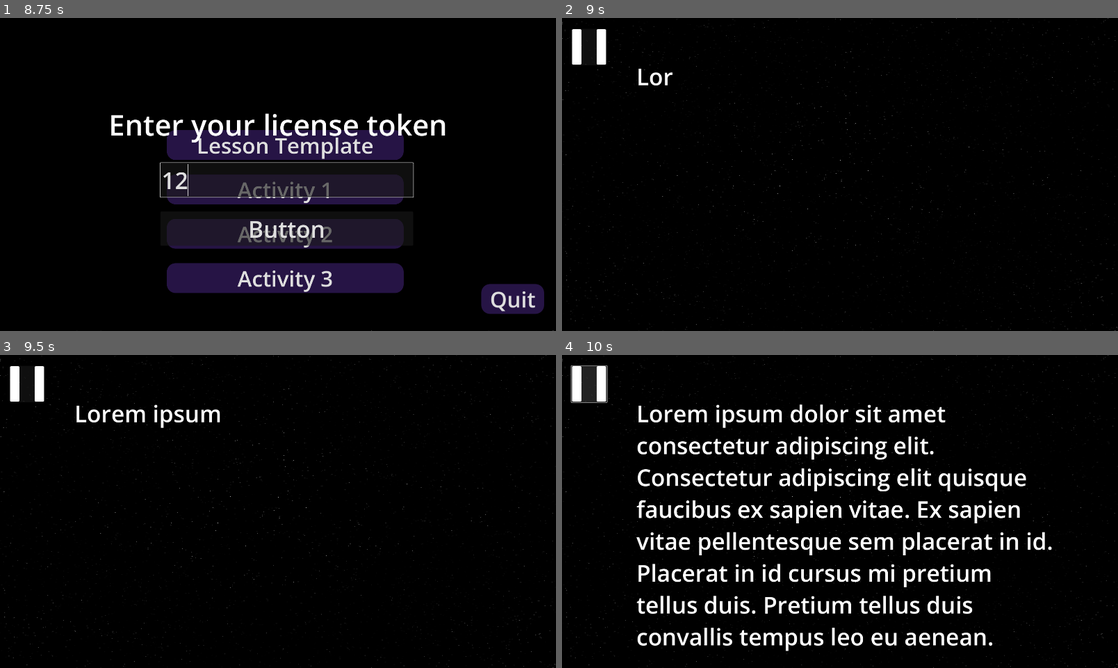
Above: before the commit, frames 1-4 (two rows, left to right).
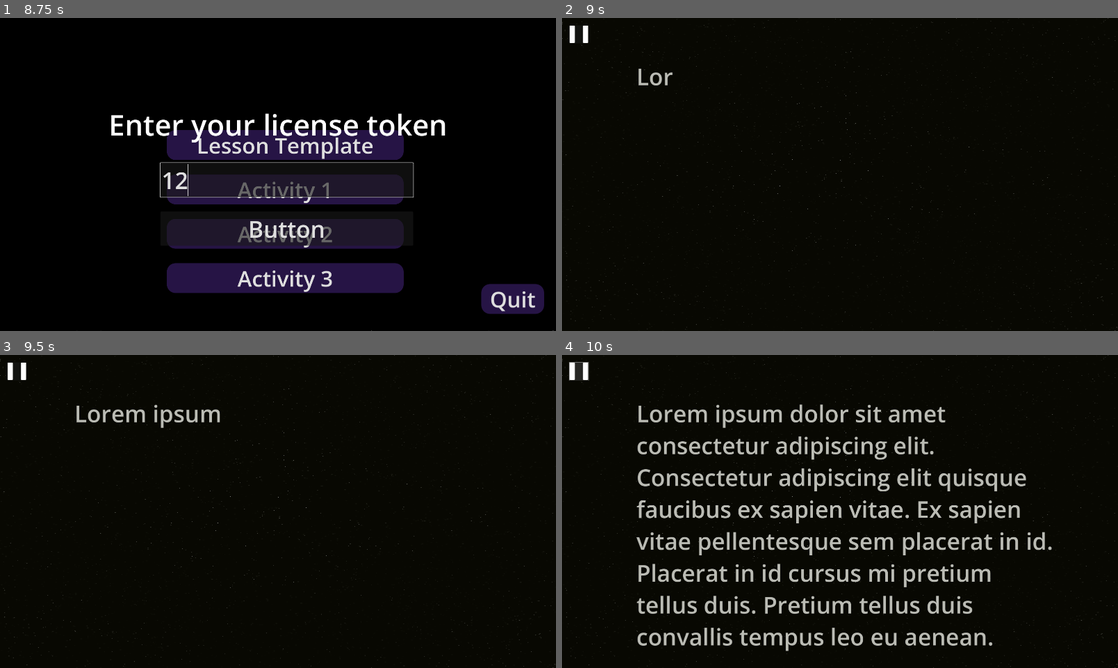
Above: after the commit, the same moments.

Repository: mrl-barua/ForensiScan
Game: Godot game, scene res://src/scenes/Splash/EngineSplash.tscn
Same seed, same stepped clock (60 frames per second), same inputs: the game is played once before the commit and once after it.
Inputs (mouse positions are in pixels of both pictures, inside the frame that each line leads up to; where the layout moved, square brackets give the same spot in the first picture):
- Up to frame 1 (8.75 s): tap Enter (ui_accept) at 0.5, 0.77, 1.52, 2, 3.02, 3.77, 4.25, 4.52, 5.75, 6.02, 6.5, 6.77, 7.52 s; move the mouse to (400, 158) at 0.52 s; click (400, 158) at 0.67 s; move the mouse to (166, 190) at 1.27 s; click (166, 190) at 1.42 s; move the mouse to (333, 105) at 2.02 s; click (333, 105) at 2.17 s; move the mouse to (250, 237) at 2.77 s; click (250, 237) at 2.92 s; move the mouse to (444, 221) at 3.52 s; click (444, 221) at 3.67 s; move the mouse to (111, 127) at 4.27 s; click (111, 127) at 4.42 s; move the mouse to (305, 174) at 5.02 s; click (305, 174) at 5.17 s; move the mouse to (194, 96) at 5.77 s; click (194, 96) at 5.92 s; move the mouse to (400, 158) at 6.52 s; click (400, 158) at 6.67 s; move the mouse to (166, 190) at 7.27 s; click (166, 190) at 7.42 s; click (289, 180) at 8.02 s; type "12" at 8.1 s
- Up to frame 2 (9 s): click "Lesson Template" at 8.75 s
- Up to frame 3 (9.5 s): no input
- Up to frame 4 (10 s): click (578, 370) [589, 383] at 9.5 s

Frame 1 is identical in both runs. In frame 2, 0.6% of the frame differs, in the area x 1-94%, y 2-79%; in frame 3, 1.0%; in frame 4, 10%, in the area x 1-94%, y 2-95%.

Commit message:
feat: integrate pause functionality and enhance typewriter effect with completion signal

Diff:
--- /dev/null
+++ b/src/scenes/Components/Pause.tscn
@@ -0,0 +1,25 @@
+[gd_scene load_steps=2 format=3 uid="uid://r7v4w30c0k7l"]
+
+[ext_resource type="Texture2D" uid="uid://co6vggjtf6v0r" path="res://assets/images/Icon/Pause.png" id="1_3mffq"]
+
+[node name="Pause" type="Control"]
+layout_mode = 3
+anchors_preset = 15
+anchor_right = 1.0
+anchor_bottom = 1.0
+grow_horizontal = 2
+grow_vertical = 2
+
+[node name="ColorRect" type="ColorRect" parent="."]
+layout_mode = 0
+offset_right = 1920.0
+offset_bottom = 1080.0
+color = Color(0.109804, 0.113725, 0.027451, 0.298039)
+
+[node name="Button" type="Button" parent="."]
+offset_left = 25.0
+offset_top = 25.0
+offset_right = 194.0
+offset_bottom = 289.0
+scale = Vector2(0.395704, 0.235567)
+icon = ExtResource("1_3mffq")
--- a/src/scenes/Lesson/Lesson_1.tscn
+++ b/src/scenes/Lesson/Lesson_1.tscn
@@ -2,7 +2,7 @@
 
 [ext_resource type="Script" path="res://src/scripts/Lesson/Lesson_1.gd" id="1_jm22h"]
 [ext_resource type="Texture2D" uid="uid://byio0luq7uppw" path="res://assets/images/Background/StarField.png" id="1_jx1wo"]
-[ext_resource type="Texture2D" uid="uid://co6vggjtf6v0r" path="res://assets/images/Icon/Pause.png" id="2_jgh26"]
+[ext_resource type="PackedScene" uid="uid://r7v4w30c0k7l" path="res://src/scenes/Components/Pause.tscn" id="3_gqwxd"]
 
 [node name="Lesson1" type="Node2D"]
 script = ExtResource("1_jm22h")
@@ -13,14 +13,6 @@
 texture = ExtResource("1_jx1wo")
 metadata/_edit_lock_ = true
 
-[node name="Button" type="Button" parent="."]
-offset_left = 31.9987
-offset_top = 36.9981
-offset_right = 200.999
-offset_bottom = 300.998
-scale = Vector2(0.730667, 0.479373)
-icon = ExtResource("2_jgh26")
-
 [node name="Label" type="RichTextLabel" parent="."]
 offset_left = 256.999
 offset_top = 145.998
@@ -29,3 +21,5 @@
 theme_override_font_sizes/normal_font_size = 80
 text = "Rich Text"
 fit_content = true
+
+[node name="Pause" parent="." instance=ExtResource("3_gqwxd")]
--- a/src/scripts/Lesson/Lesson_1.gd
+++ b/src/scripts/Lesson/Lesson_1.gd
@@ -7,4 +7,9 @@
 func _ready():
 	typewriter = Typewriter.new()
 	add_child(typewriter)
+
+	typewriter.connect("typing_finished", Callable(self, "_on_typing_done"))
 	typewriter.start_typing(label, lesson_1_text)
+
+func _on_typing_done():
+	print("Typing finished!")
--- a/src/scripts/Services/Typewriter.gd
+++ b/src/scripts/Services/Typewriter.gd
@@ -8,6 +8,8 @@
 var _typing := false
 var _skip := false
 var _label: RichTextLabel
+
+signal typing_finished
 
 func start_typing(label: RichTextLabel, text: String):
 	"""
@@ -25,6 +27,7 @@
 	if _skip:
 		_label.text = _full_text
 		_typing = false
+		emit_signal("typing_finished")
 		return
 
 	if _current_index < _full_text.length():
@@ -34,6 +37,7 @@
 		_show_next_letter()
 	else:
 		_typing = false
+		emit_signal("typing_finished")
 
 func skip_typing():
 	_skip = true
